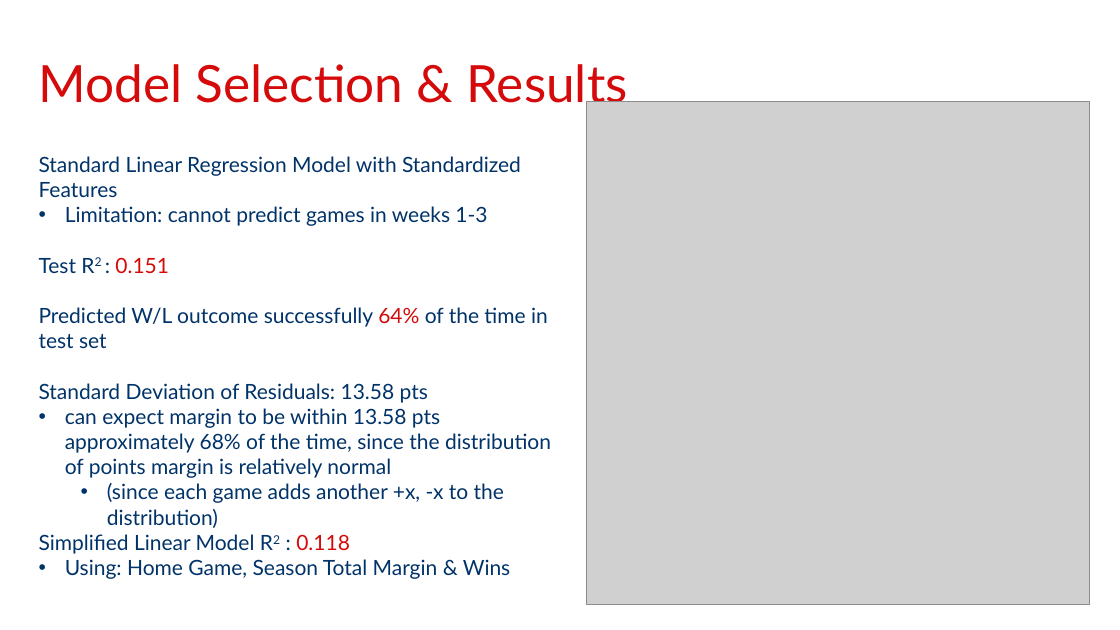
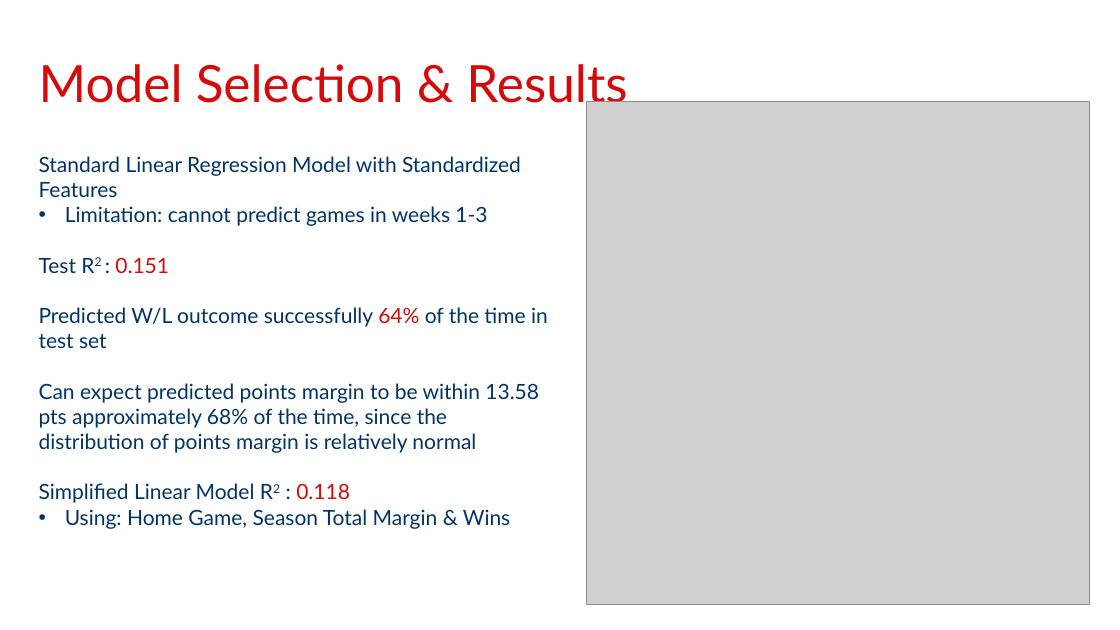
Before and after one commit to edubu2/metis-project2, a slide deck: slide 6 of presentation_lr_nfl.pptx. Drawn at 1120x630 pixels with LibreOffice and Linux fonts; fonts in the diff are those of the drawing; grey boxes stand for pictures. Boxes give left, top, right and bottom in pixels: in the first picture for what was removed or moved away, otherwise in the second. Text is boxed around its words. In the diff, an @@ line names an element or a change of style, - is before the commit and + after.

Commit message:
Final slide decks

```diff
--- a/presentation_lr_nfl.pptx
+++ b/presentation_lr_nfl.pptx
@@ text at <box>39,383,539,453</box>: text changed @@
-Standard Deviation of Residuals: 13.58 pts
-• can expect margin to be within 13.58 pts approximately 68% of the time, since the distribution of points margin is relatively normal
-  • (since each game adds another +x, -x to the distribution)
+Can expect predicted points margin to be within 13.58 pts approximately 68% of the time, since the distribution of points margin is relatively normal
```
Also in this commit, not shown: 1 other slide changed, 2 other files.
